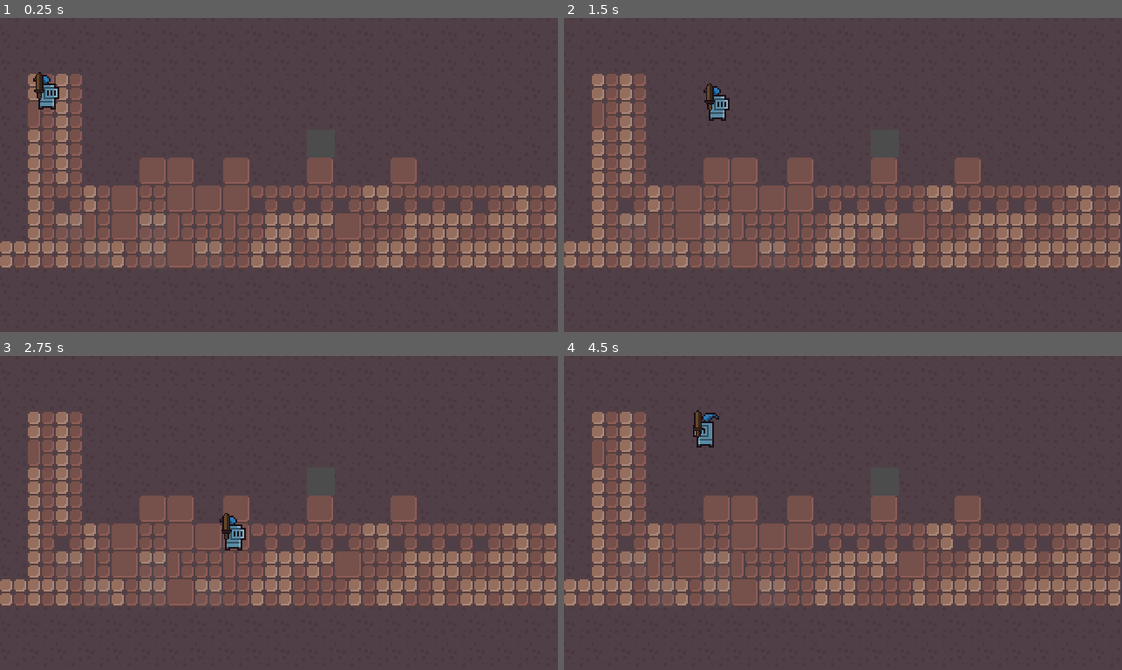
Above: before the commit, frames 1-4 (two rows, left to right).
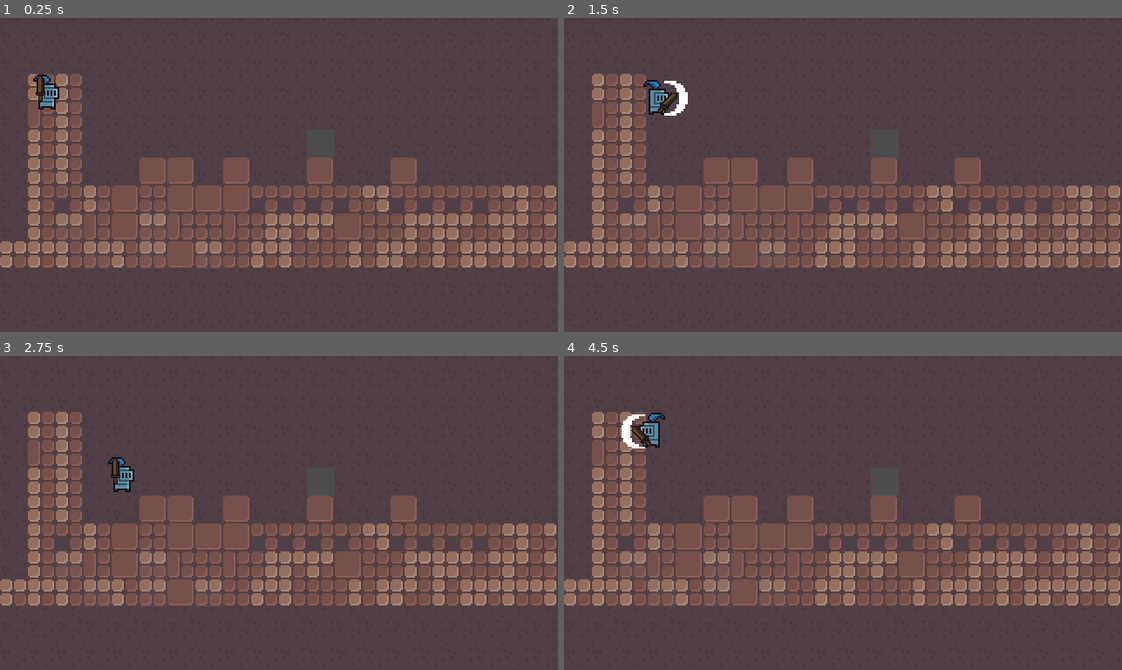
Above: after the commit, the same moments.

Repository: mateusKoppe/get-out-of-this-dungeon
Game: Godot game, scene res://World.tscn
Two runs of this game, one before a commit and one after it. Both use one fixed random seed, a clock stepped at 60 frames per second and the inputs below.
Inputs:
- Up to frame 1 (0.25 s): no input
- Up to frame 2 (1.5 s): tap Enter at 0.5 s; hold Right (ui_right) 0.53-1.28 s; tap Space (attack) at 0.6, 1.35 s; hold Down (ui_down) from 1.28 s (still down)
- Up to frame 3 (2.75 s): release Down (ui_down) at 2.03 s; hold Right (ui_right) from 2.03 s (still down); tap Space (attack) at 2.1 s
- Up to frame 4 (4.5 s): release Right (ui_right) at 2.78 s; hold Up (ui_up) 2.78-3.53 s; tap Space (attack) at 2.85, 3.6, 4.35 s; hold Left (ui_left) from 3.53 s (still down)

The runs differ from the first frame. In frame 1, less than 0.1% of the frame differs, in the area x 6-9%, y 17-27%; in frame 2, 1.0%; in frame 3, 0.7%; in frame 4, 1.0%, in the area x 10-28%, y 17-30%.

Commit message:
Player attack animations

Diff:
--- a/Player/Player.gd
+++ b/Player/Player.gd
@@ -1,8 +1,8 @@
 extends KinematicBody2D
 
 export var MAX_SPEED = 80
-export var ACCELERATION = 8
-export var FRICTION = 10
+export var ACCELERATION = 12
+export var FRICTION = 20
 
 enum {
 	MOVE,
@@ -12,6 +12,7 @@
 var state = MOVE
 var move_direction = Vector2.ZERO
 var input_direction = Vector2.ZERO
+var face_direction = Vector2.RIGHT
 
 func get_input_direction():
 	input_direction = Vector2.ZERO
@@ -36,11 +37,23 @@
 		move_direction = move_direction.move_toward(input_direction * MAX_SPEED, FRICTION)
 	else:
 		move_direction = move_direction.move_toward(input_direction * MAX_SPEED, ACCELERATION)
-		$Sprite.flip_h = move_direction.x < 0
+		face_direction = Vector2.LEFT if move_direction.x < 0 else Vector2.RIGHT
+
+	if face_direction == Vector2.LEFT:
+		$AnimationPlayer.play("IdleLeft")
+	else:
+		$AnimationPlayer.play("IdleRight")
 
 	if Input.is_action_just_pressed("attack"):
 		state = ATTACK
 
 func state_attack():
+	if face_direction == Vector2.LEFT:
+		$AnimationPlayer.play("AttackLeft")
+	else:
+		$AnimationPlayer.play("AttackRight")
+
 	move_direction = move_direction.move_toward(Vector2.ZERO * MAX_SPEED, FRICTION)
+
+func on_attack_animation_finished():
 	state = MOVE
--- a/Player/Player.tscn
+++ b/Player/Player.tscn
@@ -1,8 +1,293 @@
-[gd_scene load_steps=4 format=2]
+[gd_scene load_steps=9 format=2]
 
 [ext_resource path="res://Player/player.png" type="Texture" id=1]
 [ext_resource path="res://Player/Player.gd" type="Script" id=2]
-[ext_resource path="res://Player/Weapon.tscn" type="PackedScene" id=3]
+[ext_resource path="res://Player/sword.png" type="Texture" id=3]
+[ext_resource path="res://Player/slash_effect.png" type="Texture" id=4]
+
+[sub_resource type="Animation" id=1]
+resource_name = "AttackLeft"
+length = 0.5
+tracks/0/type = "value"
+tracks/0/path = NodePath("SlashEffect:visible")
+tracks/0/interp = 1
+tracks/0/loop_wrap = true
+tracks/0/imported = false
+tracks/0/enabled = true
+tracks/0/keys = {
+"times": PoolRealArray( 0, 0.4 ),
+"transitions": PoolRealArray( 1, 1 ),
+"update": 1,
+"values": [ true, false ]
+}
+tracks/1/type = "value"
+tracks/1/path = NodePath("SlashEffect:frame")
+tracks/1/interp = 1
+tracks/1/loop_wrap = true
+tracks/1/imported = false
+tracks/1/enabled = true
+tracks/1/keys = {
+"times": PoolRealArray( 0, 0.1, 0.2, 0.3 ),
+"transitions": PoolRealArray( 1, 1, 1, 1 ),
+"update": 1,
+"values": [ 1, 0, 1, 2 ]
+}
+tracks/2/type = "value"
+tracks/2/path = NodePath("SwordSprite:position")
+tracks/2/interp = 1
+tracks/2/loop_wrap = true
+tracks/2/imported = false
+tracks/2/enabled = true
+tracks/2/keys = {
+"times": PoolRealArray( 0, 0.1, 0.3 ),
+"transitions": PoolRealArray( 1, 1, 1 ),
+"update": 0,
+"values": [ Vector2( 3.721, -11.927 ), Vector2( -6.413, -6.192 ), Vector2( 3.721, -11.927 ) ]
+}
+tracks/3/type = "value"
+tracks/3/path = NodePath("SwordSprite:rotation_degrees")
+tracks/3/interp = 1
+tracks/3/loop_wrap = true
+tracks/3/imported = false
+tracks/3/enabled = true
+tracks/3/keys = {
+"times": PoolRealArray( 0, 0.1, 0.3 ),
+"transitions": PoolRealArray( 1, 1, 1 ),
+"update": 0,
+"values": [ 0.0, -46.8, 0.0 ]
+}
+tracks/4/type = "value"
+tracks/4/path = NodePath("Sprite:frame")
+tracks/4/interp = 1
+tracks/4/loop_wrap = true
+tracks/4/imported = false
+tracks/4/enabled = true
+tracks/4/keys = {
+"times": PoolRealArray( 0 ),
+"transitions": PoolRealArray( 1 ),
+"update": 1,
+"values": [ 1 ]
+}
+tracks/5/type = "value"
+tracks/5/path = NodePath("SlashEffect:position")
+tracks/5/interp = 1
+tracks/5/loop_wrap = true
+tracks/5/imported = false
+tracks/5/enabled = true
+tracks/5/keys = {
+"times": PoolRealArray( 0 ),
+"transitions": PoolRealArray( 1 ),
+"update": 0,
+"values": [ Vector2( -13.495, -9.324 ) ]
+}
+tracks/6/type = "value"
+tracks/6/path = NodePath("SlashEffect:flip_h")
+tracks/6/interp = 1
+tracks/6/loop_wrap = true
+tracks/6/imported = false
+tracks/6/enabled = true
+tracks/6/keys = {
+"times": PoolRealArray( 0 ),
+"transitions": PoolRealArray( 1 ),
+"update": 1,
+"values": [ true ]
+}
+tracks/7/type = "method"
+tracks/7/path = NodePath(".")
+tracks/7/interp = 1
+tracks/7/loop_wrap = true
+tracks/7/imported = false
+tracks/7/enabled = true
+tracks/7/keys = {
+"times": PoolRealArray( 0.4 ),
+"transitions": PoolRealArray( 1 ),
+"values": [ {
+"args": [  ],
+"method": "on_attack_animation_finished"
+} ]
+}
+
+[sub_resource type="Animation" id=2]
+resource_name = "AttackRight"
+length = 0.5
+tracks/0/type = "value"
+tracks/0/path = NodePath("SlashEffect:visible")
+tracks/0/interp = 1
+tracks/0/loop_wrap = true
+tracks/0/imported = false
+tracks/0/enabled = true
+tracks/0/keys = {
+"times": PoolRealArray( 0, 0.4 ),
+"transitions": PoolRealArray( 1, 1 ),
+"update": 1,
+"values": [ true, false ]
+}
+tracks/1/type = "value"
+tracks/1/path = NodePath("SlashEffect:frame")
+tracks/1/interp = 1
+tracks/1/loop_wrap = true
+tracks/1/imported = false
+tracks/1/enabled = true
+tracks/1/keys = {
+"times": PoolRealArray( 0, 0.1, 0.2, 0.3 ),
+"transitions": PoolRealArray( 1, 1, 1, 1 ),
+"update": 1,
+"values": [ 1, 0, 1, 2 ]
+}
+tracks/2/type = "value"
+tracks/2/path = NodePath("SwordSprite:position")
+tracks/2/interp = 1
+tracks/2/loop_wrap = true
+tracks/2/imported = false
+tracks/2/enabled = true
+tracks/2/keys = {
+"times": PoolRealArray( 0, 0.1, 0.3 ),
+"transitions": PoolRealArray( 1, 1, 1 ),
+"update": 0,
+"values": [ Vector2( -3.7206, -11.9271 ), Vector2( 6.41338, -6.19192 ), Vector2( -3.7206, -11.9271 ) ]
+}
+tracks/3/type = "value"
+tracks/3/path = NodePath("SwordSprite:rotation_degrees")
+tracks/3/interp = 1
+tracks/3/loop_wrap = true
+tracks/3/imported = false
+tracks/3/enabled = true
+tracks/3/keys = {
+"times": PoolRealArray( 0, 0.1, 0.3 ),
+"transitions": PoolRealArray( 1, 1, 1 ),
+"update": 0,
+"values": [ 0.0, 46.8, 0.0 ]
+}
+tracks/4/type = "value"
+tracks/4/path = NodePath("Sprite:frame")
+tracks/4/interp = 1
+tracks/4/loop_wrap = true
+tracks/4/imported = false
+tracks/4/enabled = true
+tracks/4/keys = {
+"times": PoolRealArray( 0 ),
+"transitions": PoolRealArray( 1 ),
+"update": 1,
+"values": [ 0 ]
+}
+tracks/5/type = "value"
+tracks/5/path = NodePath("SlashEffect:flip_h")
+tracks/5/interp = 1
+tracks/5/loop_wrap = true
+tracks/5/imported = false
+tracks/5/enabled = true
+tracks/5/keys = {
+"times": PoolRealArray( 0 ),
+"transitions": PoolRealArray( 1 ),
+"update": 1,
+"values": [ false ]
+}
+tracks/6/type = "value"
+tracks/6/path = NodePath("SlashEffect:position")
+tracks/6/interp = 1
+tracks/6/loop_wrap = true
+tracks/6/imported = false
+tracks/6/enabled = true
+tracks/6/keys = {
+"times": PoolRealArray( 0 ),
+"transitions": PoolRealArray( 1 ),
+"update": 0,
+"values": [ Vector2( 13.495, -9.324 ) ]
+}
+tracks/7/type = "method"
+tracks/7/path = NodePath(".")
+tracks/7/interp = 1
+tracks/7/loop_wrap = true
+tracks/7/imported = false
+tracks/7/enabled = true
+tracks/7/keys = {
+"times": PoolRealArray( 0.4 ),
+"transitions": PoolRealArray( 1 ),
+"values": [ {
+"args": [  ],
+"method": "on_attack_animation_finished"
+} ]
+}
+
+[sub_resource type="Animation" id=3]
+resource_name = "IdleLeft"
+length = 0.1
+tracks/0/type = "value"
+tracks/0/path = NodePath("Sprite:frame")
+tracks/0/interp = 1
+tracks/0/loop_wrap = true
+tracks/0/imported = false
+tracks/0/enabled = true
+tracks/0/keys = {
+"times": PoolRealArray( 0 ),
+"transitions": PoolRealArray( 1 ),
+"update": 1,
+"values": [ 1 ]
+}
+tracks/1/type = "value"
+tracks/1/path = NodePath("SwordSprite:position")
+tracks/1/interp = 1
+tracks/1/loop_wrap = true
+tracks/1/imported = false
+tracks/1/enabled = true
+tracks/1/keys = {
+"times": PoolRealArray( 0 ),
+"transitions": PoolRealArray( 1 ),
+"update": 0,
+"values": [ Vector2( 3.721, -11.927 ) ]
+}
+tracks/2/type = "value"
+tracks/2/path = NodePath("SwordSprite:rotation_degrees")
+tracks/2/interp = 1
+tracks/2/loop_wrap = true
+tracks/2/imported = false
+tracks/2/enabled = true
+tracks/2/keys = {
+"times": PoolRealArray( 0 ),
+"transitions": PoolRealArray( 1 ),
+"update": 0,
+"values": [ 0.0 ]
+}
+
+[sub_resource type="Animation" id=4]
+resource_name = "IdleRight"
+length = 0.1
+tracks/0/type = "value"
+tracks/0/path = NodePath("Sprite:frame")
+tracks/0/interp = 1
+tracks/0/loop_wrap = true
+tracks/0/imported = false
+tracks/0/enabled = true
+tracks/0/keys = {
+"times": PoolRealArray( 0 ),
+"transitions": PoolRealArray( 1 ),
+"update": 1,
+"values": [ 0 ]
+}
+tracks/1/type = "value"
+tracks/1/path = NodePath("SwordSprite:position")
+tracks/1/interp = 1
+tracks/1/loop_wrap = true
+tracks/1/imported = false
+tracks/1/enabled = true
+tracks/1/keys = {
+"times": PoolRealArray( 0 ),
+"transitions": PoolRealArray( 1 ),
+"update": 0,
+"values": [ Vector2( -3.721, -11.927 ) ]
+}
+tracks/2/type = "value"
+tracks/2/path = NodePath("SwordSprite:rotation_degrees")
+tracks/2/interp = 1
+tracks/2/loop_wrap = true
+tracks/2/imported = false
+tracks/2/enabled = true
+tracks/2/keys = {
+"times": PoolRealArray( 0 ),
+"transitions": PoolRealArray( 1 ),
+"update": 0,
+"values": [ 0.0 ]
+}
 
 [node name="Player" type="KinematicBody2D"]
 script = ExtResource( 2 )
@@ -11,9 +296,24 @@
 position = Vector2( 0, -10.0043 )
 texture = ExtResource( 1 )
 hframes = 2
-
-[node name="Weapon" parent="." instance=ExtResource( 3 )]
-position = Vector2( -4.29143, -6.11642 )
-scale = Vector2( 0.75, 0.75 )
+frame = 1
 
 [node name="AnimationPlayer" type="AnimationPlayer" parent="."]
+anims/AttackLeft = SubResource( 1 )
+anims/AttackRight = SubResource( 2 )
+anims/IdleLeft = SubResource( 3 )
+anims/IdleRight = SubResource( 4 )
+
+[node name="SlashEffect" type="Sprite" parent="."]
+visible = false
+position = Vector2( -13.495, -9.324 )
+scale = Vector2( 1.23592, 1.23592 )
+texture = ExtResource( 4 )
+flip_h = true
+hframes = 3
+frame = 2
+
+[node name="SwordSprite" type="Sprite" parent="."]
+position = Vector2( 3.721, -11.927 )
+scale = Vector2( 0.731908, 0.731908 )
+texture = ExtResource( 3 )
--- a/Player/Weapon.tscn
+++ /dev/null
@@ -1,9 +0,0 @@
-[gd_scene load_steps=2 format=2]
-
-[ext_resource path="res://Player/sword.png" type="Texture" id=1]
-
-[node name="Weapon" type="Node2D"]
-
-[node name="Sprite" type="Sprite" parent="."]
-position = Vector2( 0, -10 )
-texture = ExtResource( 1 )
Binary file added: Player/slash_effect.png
Not shown, added: Player/slash_effect.png.import
